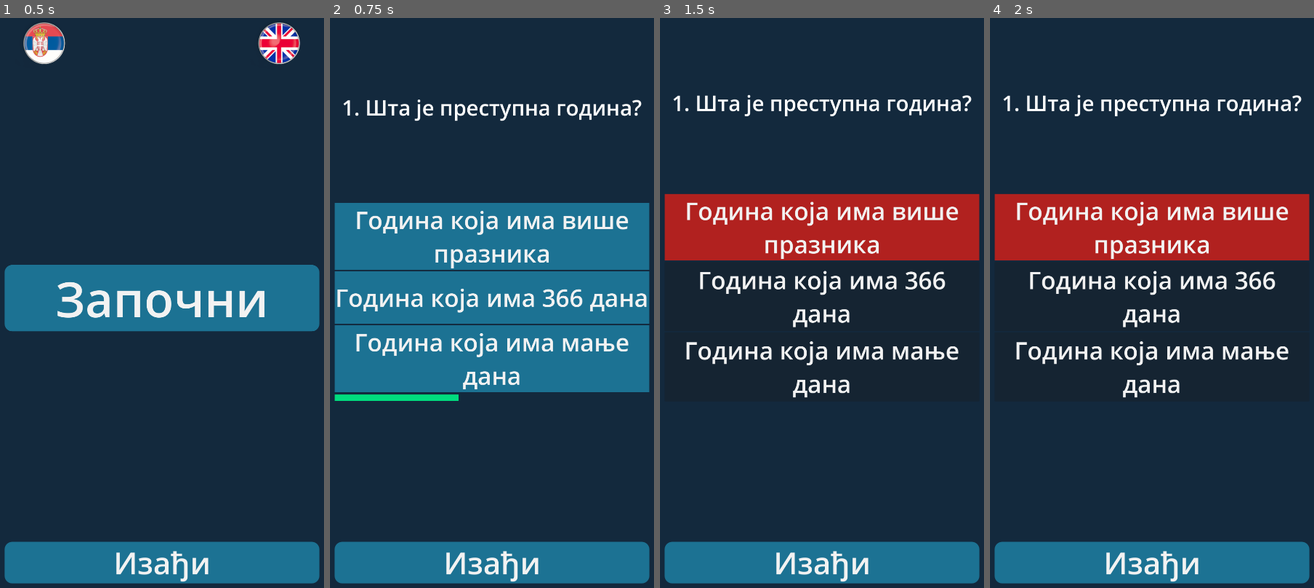
Above: before the commit, frames 1-4 (left to right).
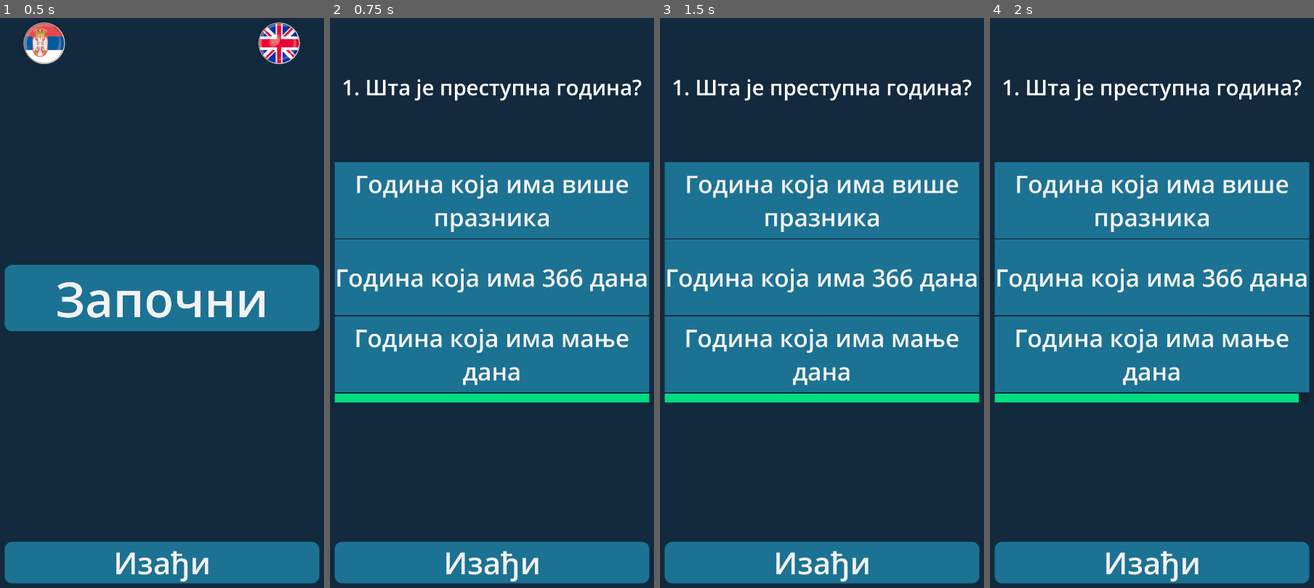
Above: after the commit, the same moments.

Repository: mcbane23/GodotQuiz
Game: Godot game, scene res://scenes/main.tscn
The game is run twice, just before and just after one commit, with the same random seed, the same clock (stepped at 60 frames per second) and the same inputs.
Inputs:
- Up to frame 1 (0.5 s): no input
- Up to frame 2 (0.75 s): click "Започни" at 0.5 s
- Up to frame 3 (1.5 s): click "Година која има више празника" at 1.25 s
- Up to frame 4 (2 s): no input

Frame 1 is identical in both runs. In frame 2, 16% of the frame differs, in the area x 1-99%, y 10-68%; in frame 3, 42%; in frame 4, 42%.

Commit message:
Refactors timer and button display logic
Replaces the visual timer with a progress bar.
Moves buttons into a VBoxContainer for better layout control.
Removes unnecessary show/hide logic for buttons and timer.

Diff:
--- a/scenes/game.tscn
+++ b/scenes/game.tscn
@@ -1,7 +1,10 @@
-[gd_scene load_steps=3 format=3 uid="uid://d1ndol6401brv"]
+[gd_scene load_steps=4 format=3 uid="uid://d1ndol6401brv"]
 
 [ext_resource type="Script" uid="uid://dgjlms88gomet" path="res://scripts/game.gd" id="1_r67kn"]
 [ext_resource type="Theme" uid="uid://cq0m3bxrr77sk" path="res://themes/theme.tres" id="2_brbbq"]
+
+[sub_resource type="StyleBoxFlat" id="StyleBoxFlat_yqjtg"]
+bg_color = Color(0, 0.862745, 0.494118, 1)
 
 [node name="Game" type="Control"]
 layout_mode = 3
@@ -43,11 +46,17 @@
 clip_text = true
 
 [node name="GridContainer" type="GridContainer" parent="Background/MarginContainer/Rows"]
+visible = false
 layout_mode = 2
 size_flags_vertical = 3
 metadata/_edit_use_anchors_ = true
 
-[node name="Button1" type="Button" parent="Background/MarginContainer/Rows/GridContainer"]
+[node name="ButtonsContainer" type="VBoxContainer" parent="Background/MarginContainer/Rows"]
+layout_mode = 2
+size_flags_vertical = 3
+
+[node name="Button1" type="Button" parent="Background/MarginContainer/Rows/ButtonsContainer"]
+custom_minimum_size = Vector2(0, 250)
 layout_mode = 2
 size_flags_horizontal = 3
 size_flags_vertical = 3
@@ -55,7 +64,8 @@
 text = "Option 1"
 autowrap_mode = 3
 
-[node name="Button2" type="Button" parent="Background/MarginContainer/Rows/GridContainer"]
+[node name="Button2" type="Button" parent="Background/MarginContainer/Rows/ButtonsContainer"]
+custom_minimum_size = Vector2(0, 250)
 layout_mode = 2
 size_flags_horizontal = 3
 size_flags_vertical = 3
@@ -63,7 +73,8 @@
 text = "Option 2"
 autowrap_mode = 3
 
-[node name="Button3" type="Button" parent="Background/MarginContainer/Rows/GridContainer"]
+[node name="Button3" type="Button" parent="Background/MarginContainer/Rows/ButtonsContainer"]
+custom_minimum_size = Vector2(0, 250)
 layout_mode = 2
 size_flags_horizontal = 3
 size_flags_vertical = 3
@@ -71,27 +82,21 @@
 text = "Option 3"
 autowrap_mode = 3
 
-[node name="PanelContainer" type="PanelContainer" parent="Background/MarginContainer/Rows"]
+[node name="TimerContainer" type="VBoxContainer" parent="Background/MarginContainer/Rows"]
 layout_mode = 2
 size_flags_vertical = 8
-theme = ExtResource("2_brbbq")
 
-[node name="TimerPanel" type="Panel" parent="Background/MarginContainer/Rows/PanelContainer"]
+[node name="ProgressBar" type="ProgressBar" parent="Background/MarginContainer/Rows/TimerContainer"]
+custom_minimum_size = Vector2(0, 30)
 layout_mode = 2
-size_flags_horizontal = 0
-size_flags_vertical = 0
+theme_override_styles/fill = SubResource("StyleBoxFlat_yqjtg")
+value = 50.0
+show_percentage = false
 
-[node name="ColorRect" type="ColorRect" parent="Background/MarginContainer/Rows/PanelContainer/TimerPanel"]
-layout_mode = 1
-offset_top = 5.0
-offset_right = 1000.0
-offset_bottom = 25.0
-color = Color(0, 0.862745, 0.494118, 1)
-
-[node name="Result" type="Label" parent="Background/MarginContainer/Rows/PanelContainer"]
-custom_minimum_size = Vector2(50, 0)
+[node name="Result" type="Label" parent="Background/MarginContainer/Rows/TimerContainer"]
+custom_minimum_size = Vector2(0, 100)
 layout_mode = 2
-size_flags_vertical = 1
+size_flags_vertical = 8
 theme = ExtResource("2_brbbq")
 text = "Time up"
 horizontal_alignment = 1
@@ -105,7 +110,4 @@
 text = "Exit"
 
 [connection signal="timeout" from="Timer" to="." method="_on_timer_timeout"]
-[connection signal="pressed" from="Background/MarginContainer/Rows/GridContainer/Button1" to="." method="_on_option_button_pressed" binds= [1]]
-[connection signal="pressed" from="Background/MarginContainer/Rows/GridContainer/Button2" to="." method="_on_option_button_pressed" binds= [2]]
-[connection signal="pressed" from="Background/MarginContainer/Rows/GridContainer/Button3" to="." method="_on_option_button_pressed" binds= [3]]
 [connection signal="pressed" from="Background/MarginContainer/Rows/ExitButton" to="." method="_on_exit_button_pressed"]
--- a/scripts/game.gd
+++ b/scripts/game.gd
@@ -2,12 +2,11 @@
 
 @onready var DisplayText = $Background/MarginContainer/Rows/Question
 @onready var ExitButton = $Background/MarginContainer/Rows/ExitButton
-@onready var Button1 = $Background/MarginContainer/Rows/GridContainer/Button1
-@onready var Button2 = $Background/MarginContainer/Rows/GridContainer/Button2
-@onready var Button3 = $Background/MarginContainer/Rows/GridContainer/Button3
-@onready var VisualTimer = $Background/MarginContainer/Rows/PanelContainer/TimerPanel/ColorRect
-@onready var TimerPanel = $Background/MarginContainer/Rows/PanelContainer/TimerPanel
-@onready var Result = $Background/MarginContainer/Rows/PanelContainer/Result
+@onready var Button1 = $Background/MarginContainer/Rows/ButtonsContainer/Button1
+@onready var Button2 = $Background/MarginContainer/Rows/ButtonsContainer/Button2
+@onready var Button3 = $Background/MarginContainer/Rows/ButtonsContainer/Button3
+@onready var Progress = $Background/MarginContainer/Rows/TimerContainer/ProgressBar
+@onready var Result = $Background/MarginContainer/Rows/TimerContainer/Result
 @onready var _Timer = $Timer
 
 var questions : Array = Global.get_questions()
@@ -39,7 +38,6 @@
 		show_question()
 
 func show_question():
-	hide_buttons(false)
 	# shuffle questions
 	questions.shuffle()
 	# pick first one from shuffled array
@@ -50,20 +48,6 @@
 	Button1.text = item.option1
 	Button2.text = item.option2
 	Button3.text = item.option3
-
-# show/hide elements
-func hide_buttons(state):
-	if state == false:
-		Button1.show()
-		Button2.show()
-		Button3.show()
-		TimerPanel.show()
-	else:
-		Button1.hide()
-		Button2.hide()
-		Button3.hide()
-		TimerPanel.hide()
-	Result.hide()
 
 func _on_option_button_pressed(number):
 	if answer_selected == false:
@@ -109,21 +93,22 @@
 
 func _on_timer_timeout():
 	clock -= 1
-	VisualTimer.size.x -= (Global.screen_size.x - 40) / Global.game_time
+	var decreaseValue: float = 100.0 / Global.game_time
+	Progress.value -= decreaseValue
 	if clock == 0 and answer_selected == false and game_end == false:
 		question_number += 1
-		Result.show()
+		Progress.value = 0
 		Result.text = Global.get_label("time_is_up")
 		delay_next_screen()
 
 func reset_timer():
+	Result.text = ""
 	clock = Global.game_time
-	VisualTimer.size.x = Global.screen_size.x - 40
+	Progress.value = 100.0
 	_Timer.start()
 
 func delay_next_screen():
 	disable_buttons()
-	TimerPanel.hide()
 	_Timer.stop()
 	answer_selected = true
 	await get_tree().create_timer(2).timeout
--- a/scripts/main.gd
+++ b/scripts/main.gd
@@ -10,7 +10,7 @@
 func set_defaults():
 	Global.language = "sr"
 	Global.game_time = 30
-	Global.game_number_of_questions = 4
+	Global.game_number_of_questions = 10
 	Global.category = "school"
 	update_buttons()
 
